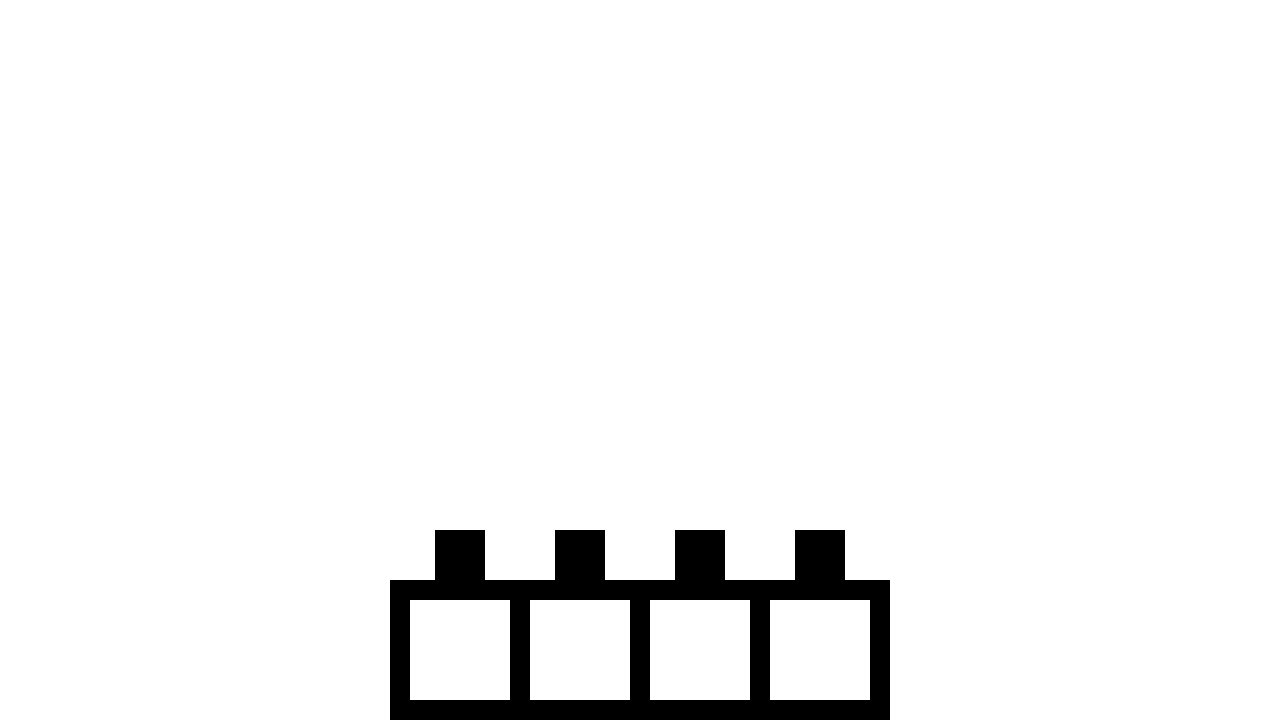
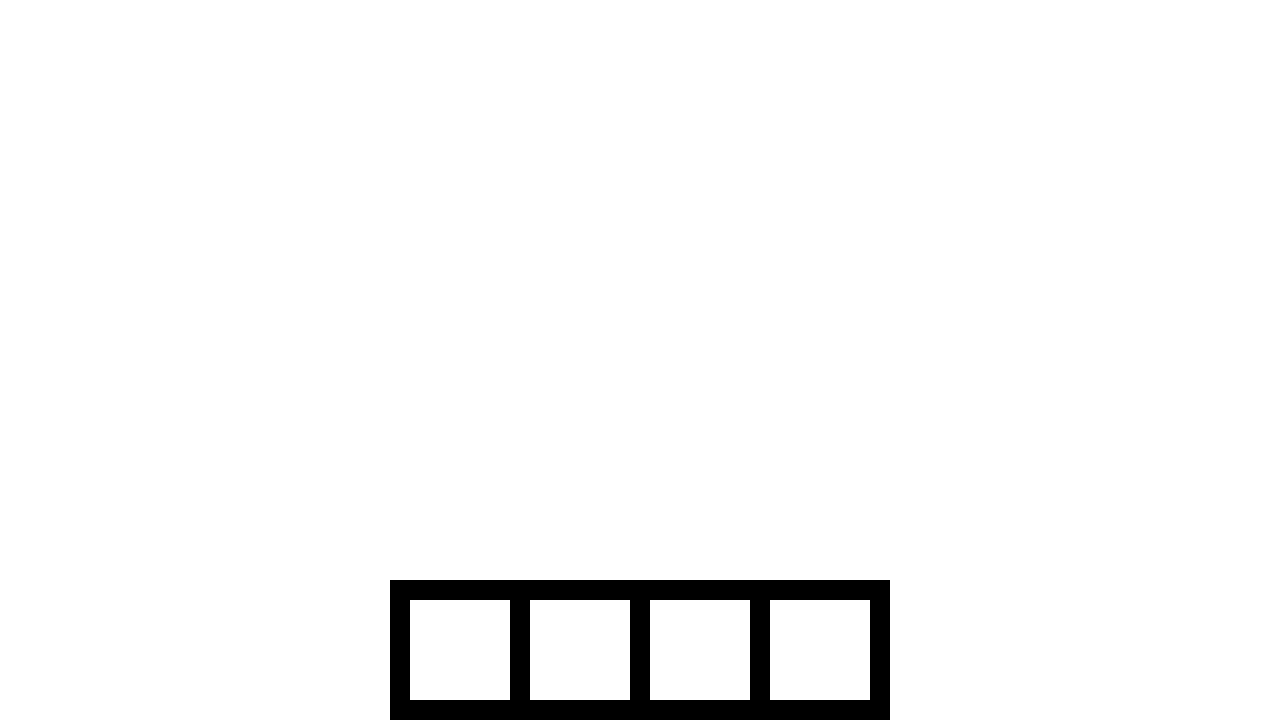
The second 1280x720 image is a revision of the first. Changes to its layers:
painted on "Background" over [435, 530, 845, 580]
